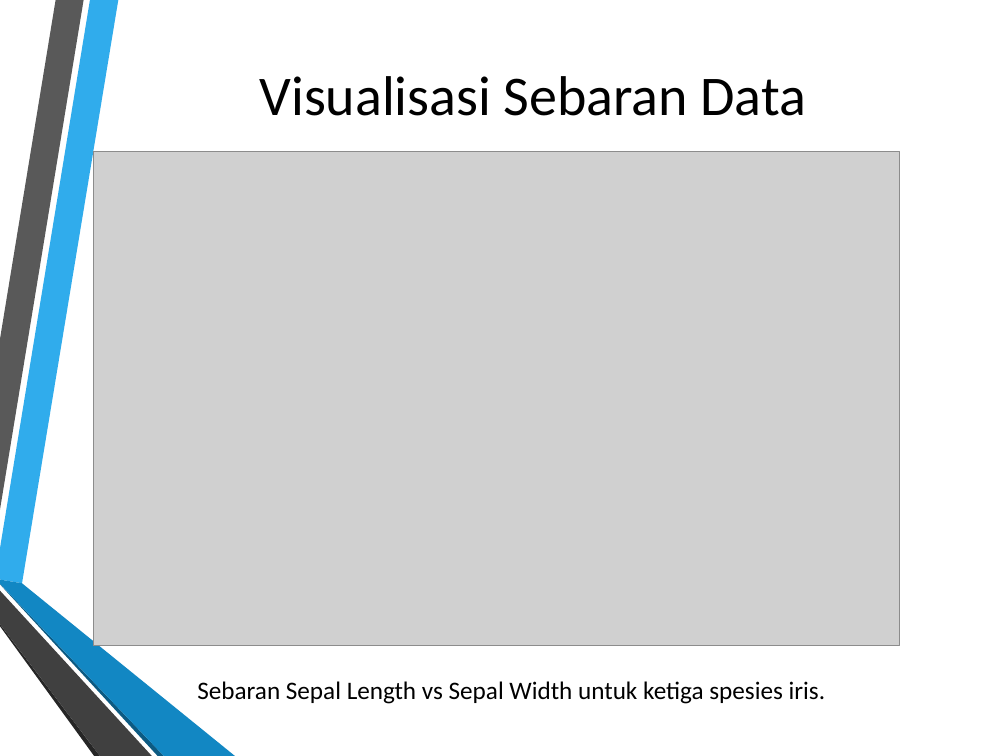
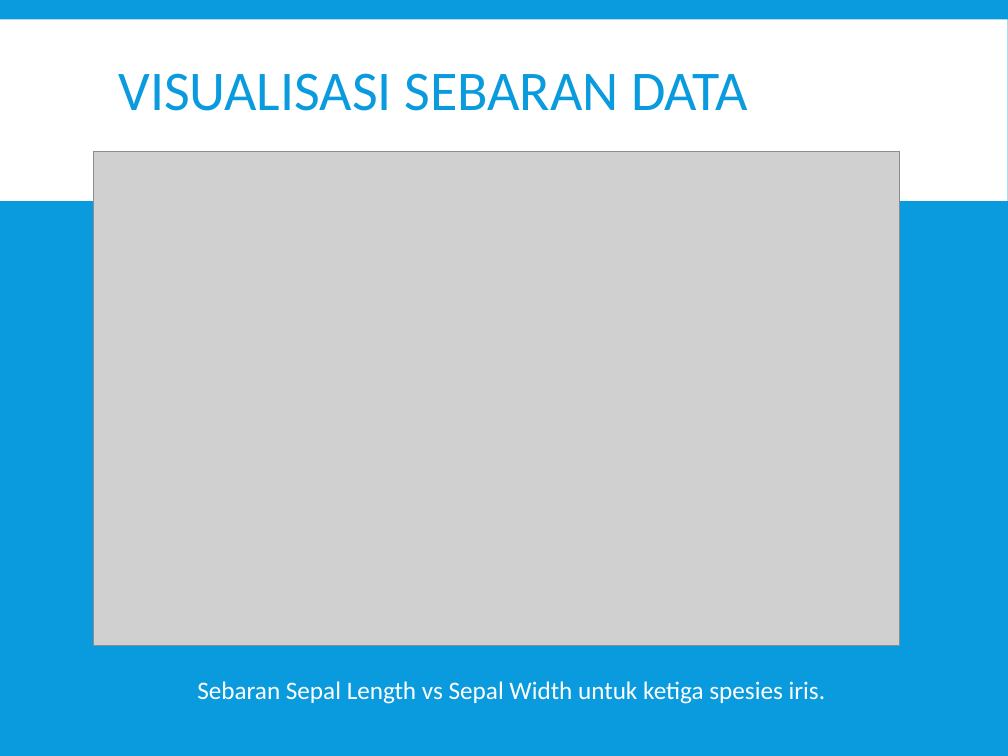
Before and after one commit to Adesartika33/Proyek-Analisis-Data-Dataset-Iris, a slide deck: slide 6 of Proyek_Analisis_Dataset_Iris_Ade Sartika Johanna Lumbantobing.pptx. Drawn at 1008x756 pixels with LibreOffice and Linux fonts; fonts in the diff are those of the drawing; grey boxes stand for pictures; background and template pictures are left out. Boxes give left, top, right and bottom in pixels: in the first picture for what was removed or moved away, otherwise in the second. Text is boxed around its words. In the diff, an @@ line names an element or a change of style, - is before the commit and + after.

```diff
--- a/Proyek_Analisis_Dataset_Iris_Ade Sartika Johanna Lumbantobing.pptx
+++ b/Proyek_Analisis_Dataset_Iris_Ade Sartika Johanna Lumbantobing.pptx
@@ background picture (left out) to #099BDD @@
@@ rectangle added at (0,19,1008,201), fill #FFFFFF @@
@@ title at (118,73,748,111): text changed; text colour #000000 to #099BDD @@
-Visualisasi Sebaran Data
+VISUALISASI SEBARAN DATA
@@ group removed at (0,0,235,756): 6 freeform shapes @@
@@ text "Sebaran Sepal Length vs Sepal ..." at (197,681,826,704): text colour #000000 to #FFFFFF @@
```
Also in this commit, not shown: 12 other slides changed, 2 slides added.
